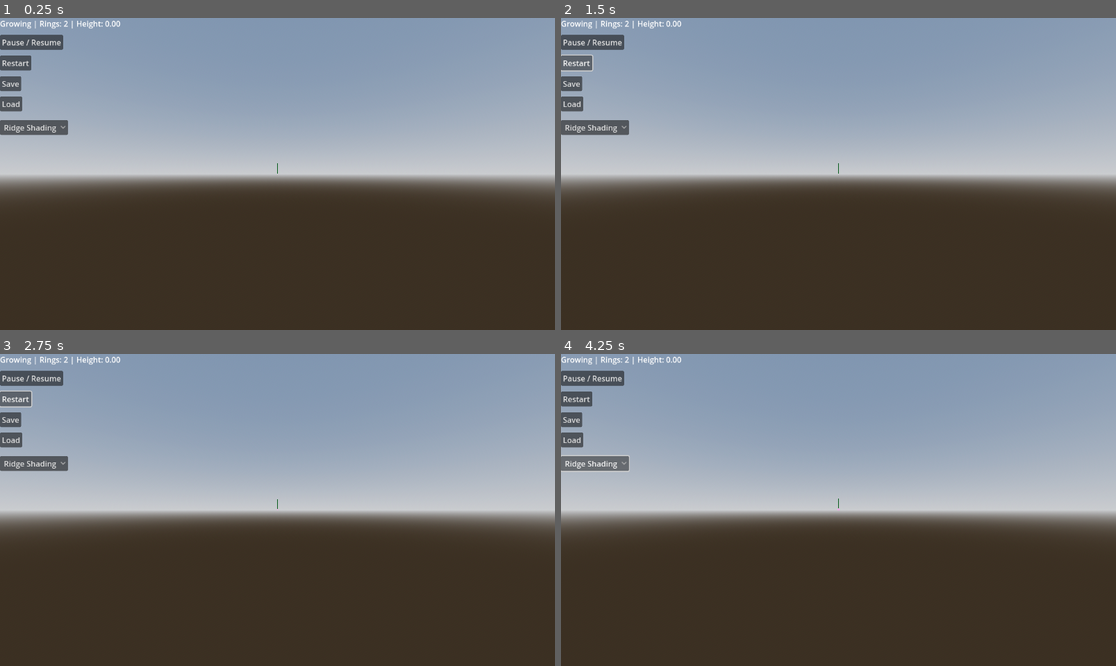
Above: before the commit, frames 1-4 (two rows, left to right).
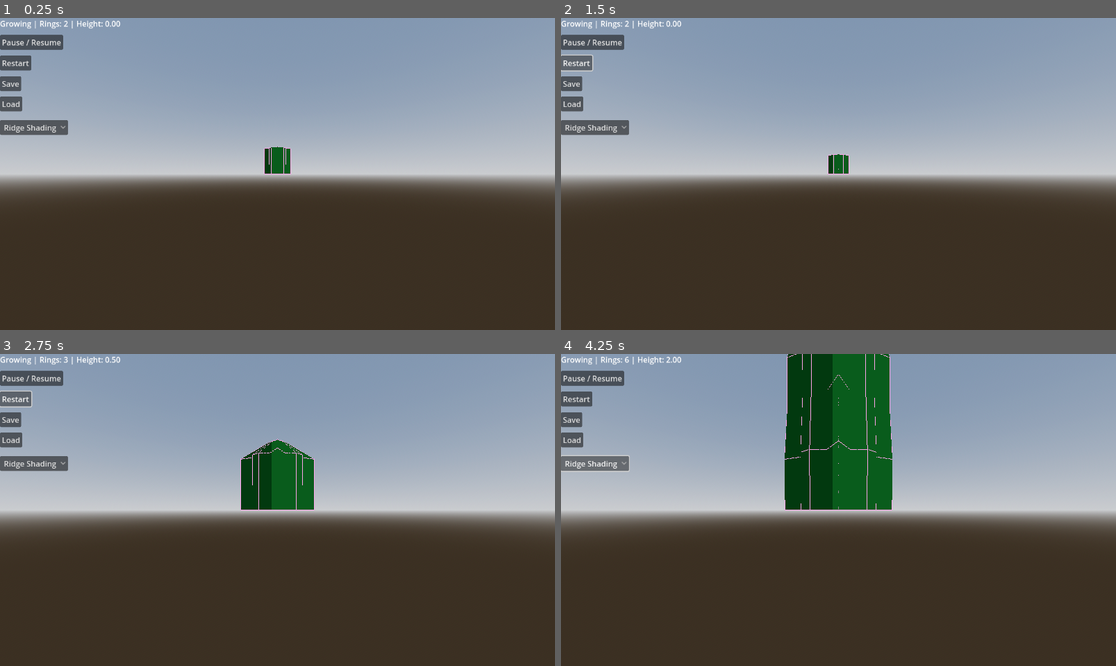
Above: after the commit, the same moments.

Repository: Candec/DesktopPlant
Game: Godot game, scene res://scenes/desktop_plant.tscn
The game is run twice, just before and just after one commit, with the same random seed, the same clock (stepped at 60 frames per second) and the same inputs.
Inputs:
- Up to frame 1 (0.25 s): no input
- Up to frame 2 (1.5 s): click "Restart" at 0.5 s; click "Restart" at 1.25 s
- Up to frame 3 (2.75 s): click "Restart" at 2 s
- Up to frame 4 (4.25 s): click "Ridge Shading" at 2.75 s; click "Ridge Shading" at 3.5 s

The runs differ from the first frame. In frame 1, 0.4% of the frame differs, in the area x 47-53%, y 41-51%; in frame 2, 0.2%; in frame 3, 2.7%; in frame 4, 9.5%, in the area x 11-60%, y 0-51%.

Commit message:
camera fixed, cap removed

Diff:
--- a/cactus_generator.gd
+++ b/cactus_generator.gd
@@ -1,23 +1,23 @@
 extends Node3D
 
-@export var cactus_growth_speed: float = 1.0  # Overall growth speed of the cactus
+@export var cactus_growth_speed: float = 0.005  # Overall growth speed of the cactus
 @export var ring_growth_speed: float = 1.0
-@export var ring_rise_speed: float = 2.0
+@export var ring_rise_speed: float = 0.005
 @export var ring_thickness: float = 0.5
 @export var ring_distance: float = 0.5
 @export var ring_tilt: float = 0.0
-@export var thickness_variance: float = 0.1
-@export var distance_variance: float = 0.1
-@export var tilt_variance: float = 5.0
-@export var max_height: float = 10.0
-@export var vertices_per_ring: int = 8
+@export var thickness_variance: float = 0.05
+@export var distance_variance: float = 0.002
+@export var tilt_variance: float = 0.0
+@export var max_height: float = 3.0
+@export var vertices_per_ring: int = 20
 @export var branch_chance: float = 0.1
-@export var branch_angle_range: float = 30.0
-@export var flower_probability: float = 0.3
-@export var segments_per_point: int = 1
-@export var valley_depth: float = 0.2
+@export var branch_angle_range: float = 0.0
+@export var flower_probability: float = 0.0
+@export var segments_per_point: int = 4
+@export var valley_depth: float = 0.4
 @export var twist_enabled: bool = false
-@export var twist_amount: float = 5.0  # degrees per ring
+@export var twist_amount: float = 15.0  # degrees per ring
 @export var taper_top_enabled: bool = false
 @export var taper_start_ratio: float = 0.85  # start tapering after 85% height
 
@@ -182,42 +182,8 @@
 			st.add_vertex(ring1[j])
 			st.add_vertex(ring1[next])
 
-	# Cap the top
-	generate_cap(st)
-
 	var mesh = st.commit()
 	$CactusMesh.mesh = mesh
-
-func generate_cap(st: SurfaceTool):
-	if rings.is_empty():
-		return
-
-	var last_ring = rings[-1]
-	var verts = last_ring.get_vertices(vertices_per_ring)
-
-	# Create a tip point slightly above the last ring
-	var tip = last_ring.center + Vector3(0, last_ring.thickness * 0.01, 0)
-
-	# Generate a triangle fan from the tip to the ring
-	# Only apply the smoothness once the final ring is fully grown (progress == 1.0)
-	if last_ring.progress >= 1.0:
-		for i in range(vertices_per_ring):
-			var next = (i + 1) % vertices_per_ring
-			st.add_vertex(tip)
-			st.add_vertex(verts[i])
-			st.add_vertex(verts[next])
-	else:
-		# If the last ring is still growing, smoothly blend the vertices to avoid hard edges
-		for i in range(vertices_per_ring):
-			var next = (i + 1) % vertices_per_ring
-			# Create a slight interpolation for the tip based on progress
-			var smooth_tip = tip + (Vector3(0, 0.1, 0) * (1.0 - last_ring.progress))
-			st.add_vertex(smooth_tip)
-			st.add_vertex(verts[i])
-			st.add_vertex(verts[next])
-
-
-
 
 func save_cactus(path: String):
 	var file = FileAccess.open(path, FileAccess.WRITE)
--- a/scenes/desktop_plant.tscn
+++ b/scenes/desktop_plant.tscn
@@ -22,16 +22,10 @@
 environment = SubResource("Environment_83b7o")
 
 [node name="CactusGenerator" parent="." instance=ExtResource("2_buvum")]
-cactus_growth_speed = 0.005
-ring_rise_speed = 0.005
-thickness_variance = 0.05
-distance_variance = 0.002
-tilt_variance = 0.0
-max_height = 3.0
-branch_angle_range = 0.0
-flower_probability = 0.0
+cactus_growth_speed = 1.0
+ring_rise_speed = 1.0
+vertices_per_ring = 20
 segments_per_point = 4
-valley_depth = 0.4
 twist_amount = -15.0
 
 [node name="Camera" parent="." instance=ExtResource("2_hmyg0")]
--- a/scripts/camera.gd
+++ b/scripts/camera.gd
@@ -33,7 +33,6 @@
 		return
 
 func _process(_delta: float) -> void:
-	print("click")
 	# Apply inertia-based rotation if no input is detected
 	if !Input.is_action_pressed("left_click"):
 		rotate_from_mouse_vector(angular_velocity)
